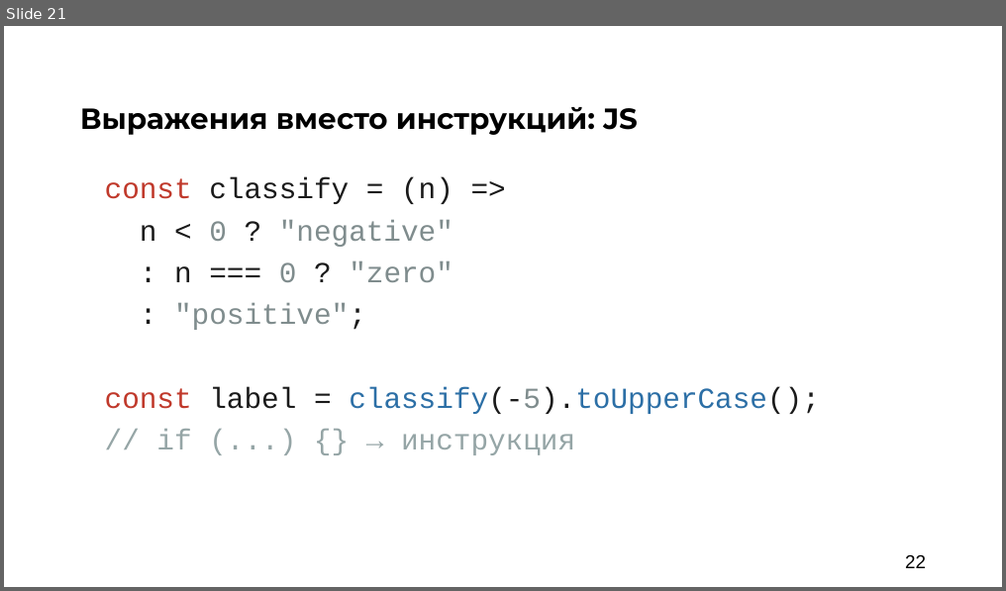
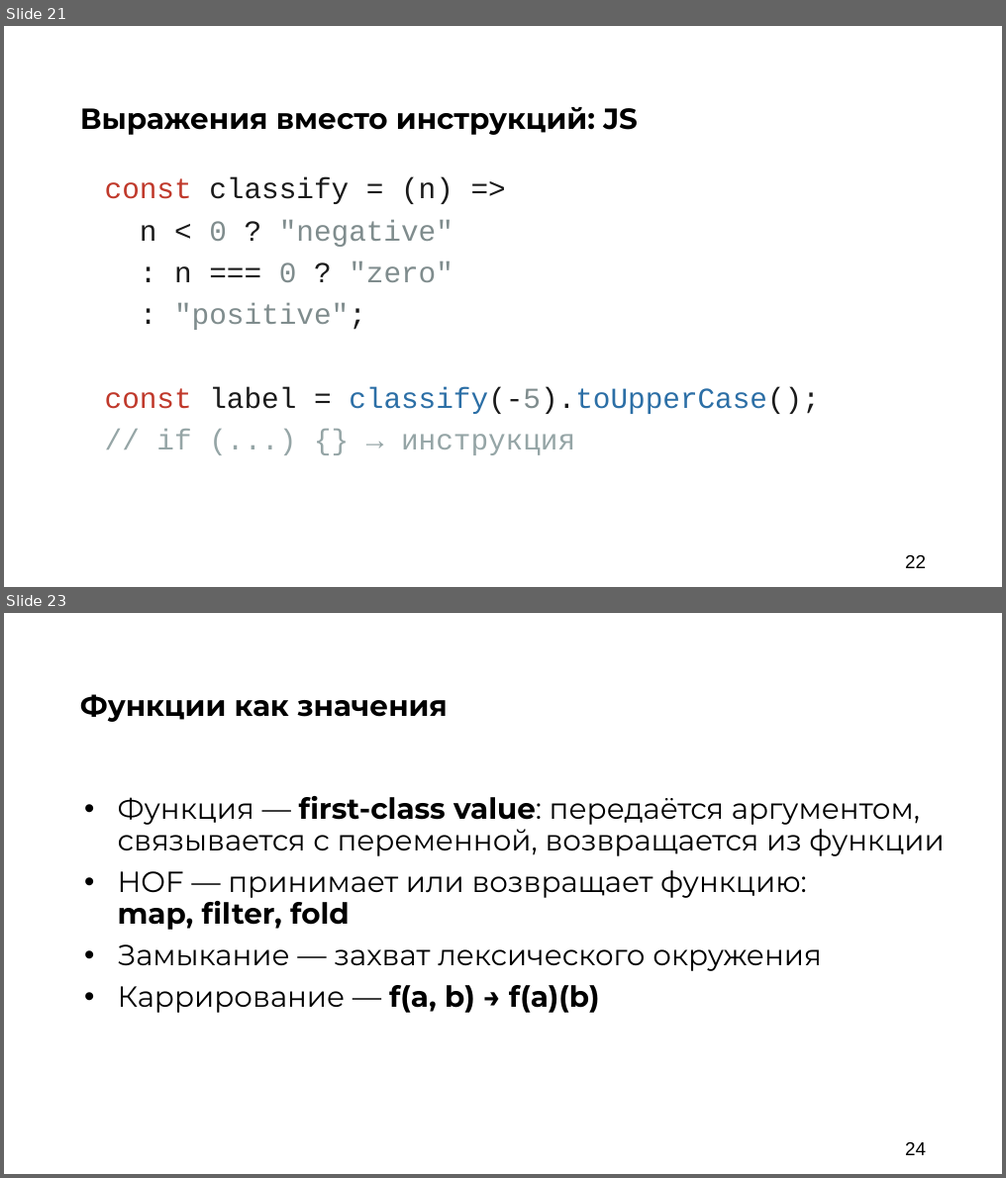
Before and after one commit to argent-smith/presentations, a slide deck: FP_Talk_2026/nastachku/final_presentation.pptx. Shown one above the other, each under a label of ours: slide 21 before the commit, slides 21 and 23 after it; the slides between them are not shown. The pictures are 1006x591 and 1006x1178 pixels, drawn with LibreOffice and Linux fonts; fonts in the diff are those of the drawing; background and template pictures are left out. Boxes give left, top, right and bottom in pixels: in the first picture for what was removed or moved away, otherwise in the second. Text is boxed around its words. In the diff, an @@ line names an element or a change of style, - is before the commit and + after.

```diff
--- a/FP_Talk_2026/nastachku/final_presentation.pptx
+++ b/FP_Talk_2026/nastachku/final_presentation.pptx
@@ slide 23 added at bbox=[4, 613, 1002, 1174], background #FFFFFF @@
@@ text added at bbox=[80, 694, 448, 722], 28 pt, text #000000, bold @@
+Функции как значения
@@ text added at bbox=[118, 796, 944, 1013], 28 pt, text #000000 @@
+• Функция — first-class value: передаётся аргументом, связывается с переменной, возвращается из функции
+• HOF — принимает или возвращает функцию:
+  map, filter, fold
+• Замыкание — захват лексического окружения
+• Каррирование — f(a, b) → f(a)(b)
@@ page number added at bbox=[905, 1142, 926, 1156], 18 pt, text #000000 @@
+24
```
Also in this commit, not shown: 1 slide changed, 10 other slides added, 1 other file.
